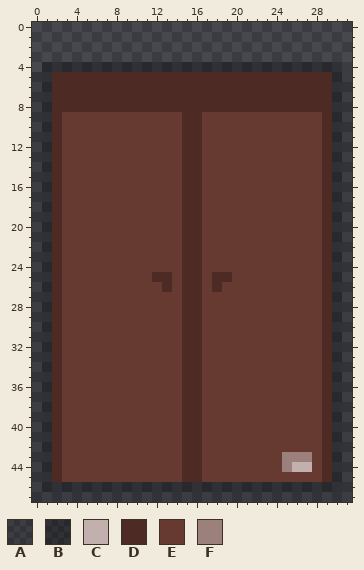
File history of a pixel-art sprite, Assets/Sprites/Environment/Cupboard.png. The first picture shows the starting point.
The file is 32x48 pixels.
Palette (. is transparent): A #00000028  B #00000050  C #c1b0ad  D #4d2a23  E #663931  F #9b807b
The same view after the edit:
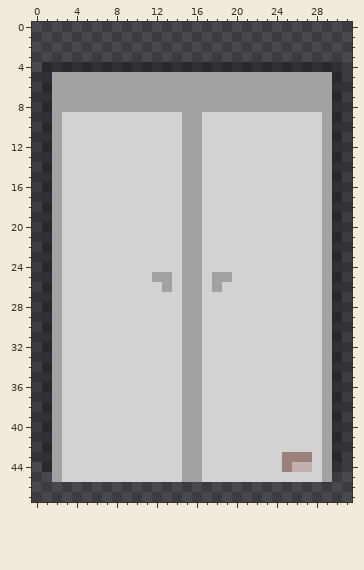
The exact change:
@@ palette @@
-D #4d2a23
+D #a2a2a2
-E #663931
+E #d2d2d2
@@ x 0..31 @@
 43 ABDEEEEEEEEEEEEDDEEEEEEEEFFFEDBA
-44 ABDEEEEEEEEEEEEDDEEEEEEEEFCCEDBA
-45 ABDEEEEEEEEEEEEDDEEEEEEEEEEEEDBA
-46 ABBBBBBBBBBBBBBBBBBBBBBBBBBBBBBA
-47 AAAAAAAAAAAAAAAAAAAAAAAAAAAAAAAA
+44 .BDEEEEEEEEEEEEDDEEEEEEEEFCCEDB.
+45 ..DEEEEEEEEEEEEDDEEEEEEEEEEEED..
+46 ................................
+47 ................................
Where, in picture pixels (left, top, right, bottom), the same in both pictures:
changed: (32, 72, 352, 502)
